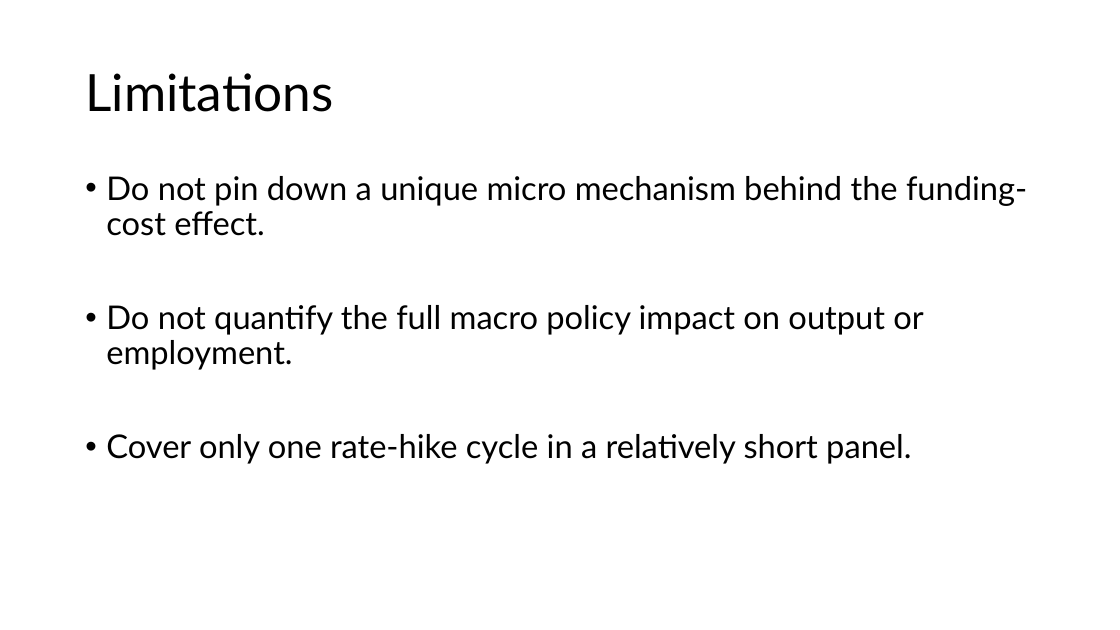
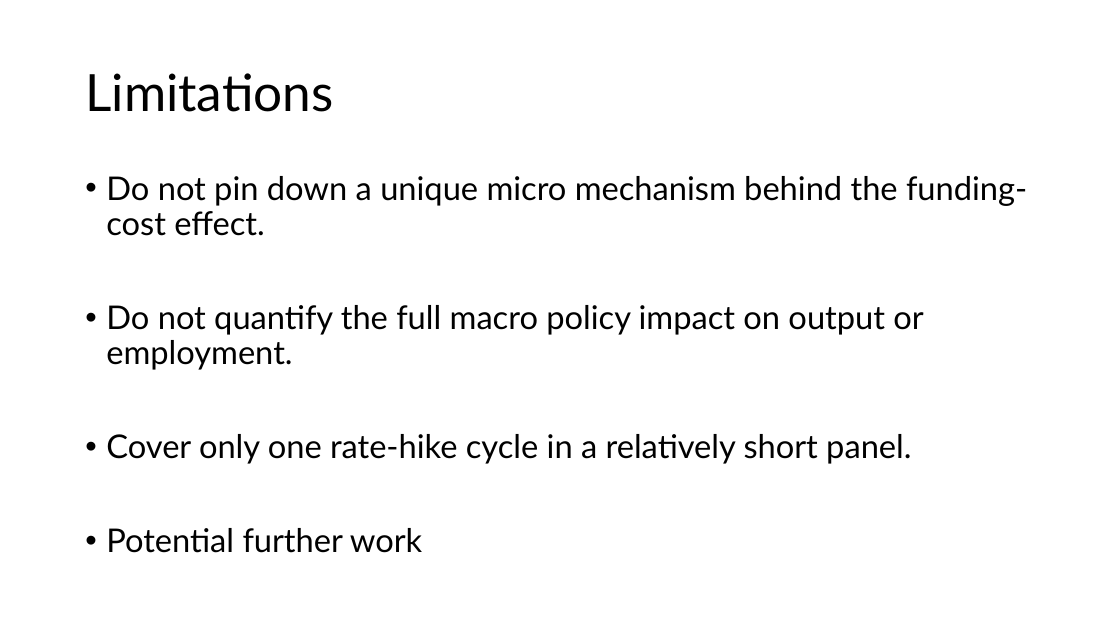
Before and after one commit to xcnecon/master-thesis, a slide deck: slide 22 of presentation/Presentation.pptx. Drawn at 1120x630 pixels with LibreOffice and Linux fonts; fonts in the diff are those of the drawing. Boxes give left, top, right and bottom in pixels: in the first picture for what was removed or moved away, otherwise in the second. Text is boxed around its words. In the diff, an @@ line names an element or a change of style, - is before the commit and + after.

```diff
--- a/presentation/Presentation.pptx
+++ b/presentation/Presentation.pptx
@@ text at bbox=[106, 528, 422, 553]: paragraph added @@
+• Potential further work
```
Also in this commit, not shown: 2 other slides changed.
